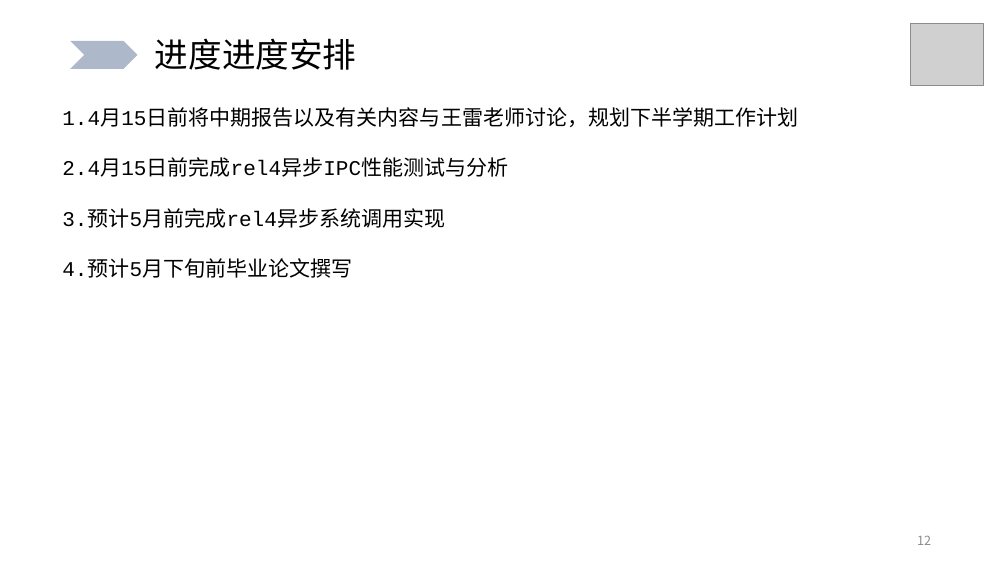
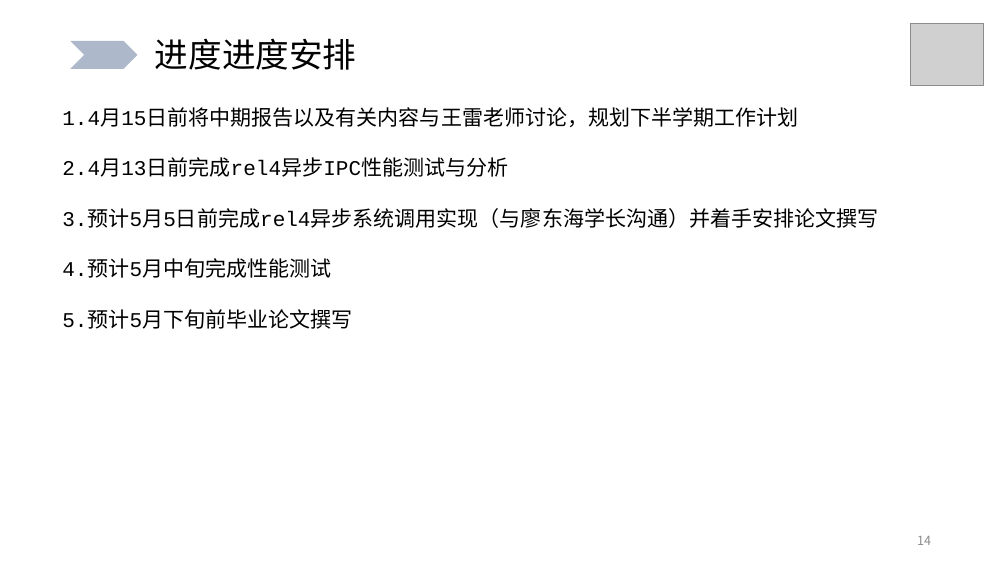
Before and after one commit to BIT-CWH/UndergraduateGraduationProject-2024-BIT-CWH, a slide deck: slide 14 of 中期报告-04-08.pptx (slide 12 before the commit). Drawn at 1008x567 pixels with LibreOffice and Linux fonts; fonts in the diff are those of the drawing; grey boxes stand for pictures; background and template pictures are left out. Boxes give left, top, right and bottom in pixels: in the first picture for what was removed or moved away, otherwise in the second. Text is boxed around its words. In the diff, an @@ line names an element or a change of style, - is before the commit and + after.

```diff
--- a/中期报告-04-08.pptx
+++ b/中期报告-04-08.pptx
@@ text at [62,160,878,329]: text changed @@
-2.4月15日前完成rel4异步IPC性能测试与分析
-3.预计5月前完成rel4异步系统调用实现
-4.预计5月下旬前毕业论文撰写
+2.4月13日前完成rel4异步IPC性能测试与分析
+3.预计5月5日前完成rel4异步系统调用实现（与廖东海学长沟通）并着手安排论文撰写
+4.预计5月中旬完成性能测试
+5.预计5月下旬前毕业论文撰写
@@ page number at [917,536,931,545]: text changed @@
-12
+14
```
Also in this commit, not shown: 6 other slides changed, 2 slides added, 2 other files.
